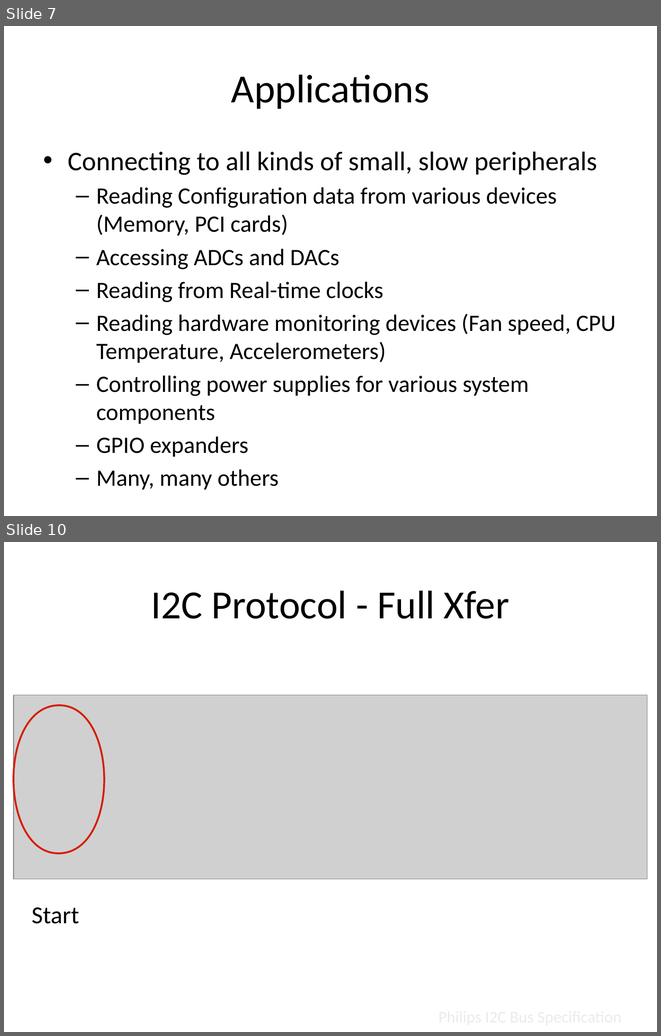
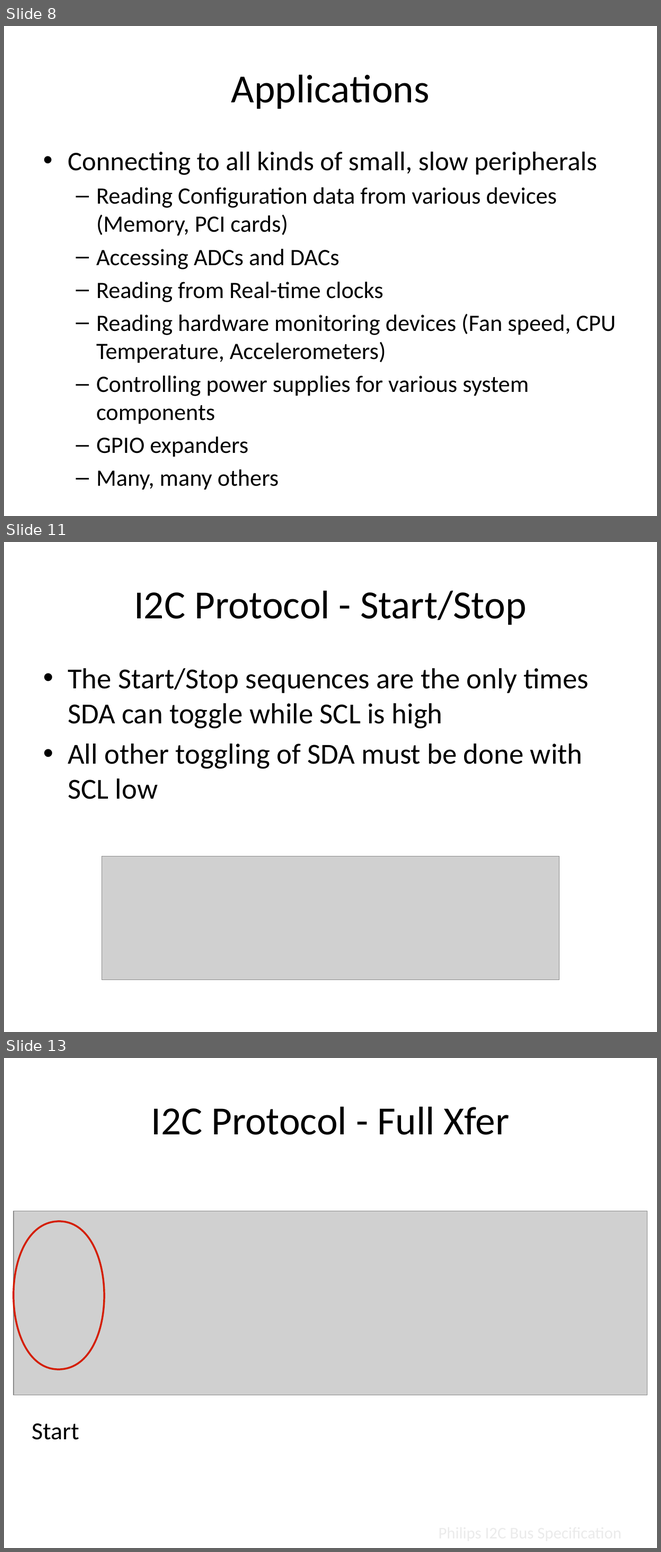
Before and after one commit to NVSL/QuadClass-Resources, a slide deck: Lecture Slides/03-Components.pptx. Shown one above the other, each under a label of ours: slides 7 and 10 before the commit, slides 8, 11 and 13 after it; the slides between them are not shown. The pictures are 661x1036 and 661x1552 pixels, drawn with LibreOffice and Linux fonts; fonts in the diff are those of the drawing; grey boxes stand for pictures. Boxes give left, top, right and bottom in pixels: in the first picture for what was removed or moved away, otherwise in the second. Text is boxed around its words. In the diff, an @@ line names an element or a change of style, - is before the commit and + after.

```diff
--- a/Lecture Slides/03-Components.pptx
+++ b/Lecture Slides/03-Components.pptx
@@ slide 11 added at bbox=[4, 542, 657, 1032], background #FFFFFF @@
@@ title added at bbox=[134, 590, 527, 625], 44 pt, text #000000 @@
+I2C Protocol - Start/Stop
@@ text added at bbox=[68, 668, 589, 799], 32 pt, text #000000 @@
+• The Start/Stop sequences are the only times SDA can toggle while SCL is high
+• All other toggling of SDA must be done with SCL low
@@ picture added at bbox=[102, 856, 559, 979] @@
@@ what was slide 7 is now slide 8 @@
@@ what was slide 10 is now slide 13 @@
```
Also in this commit, not shown: 3 slides changed, 5 other slides added, 1 slide removed, 4 other files.
